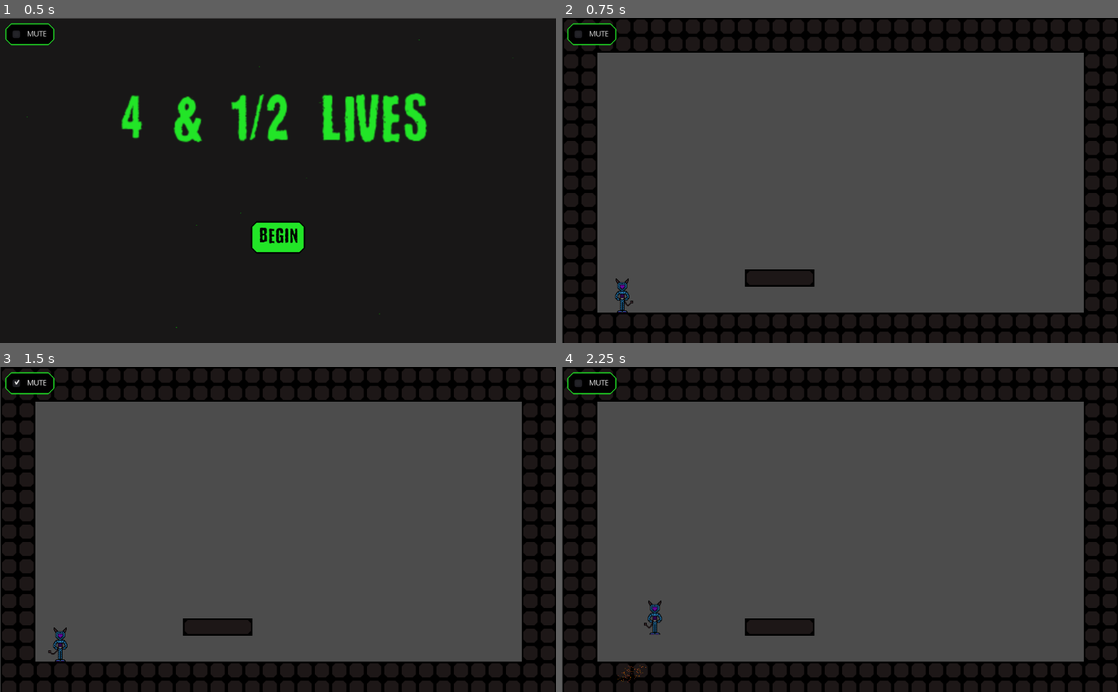
Above: before the commit, frames 1-4 (two rows, left to right).
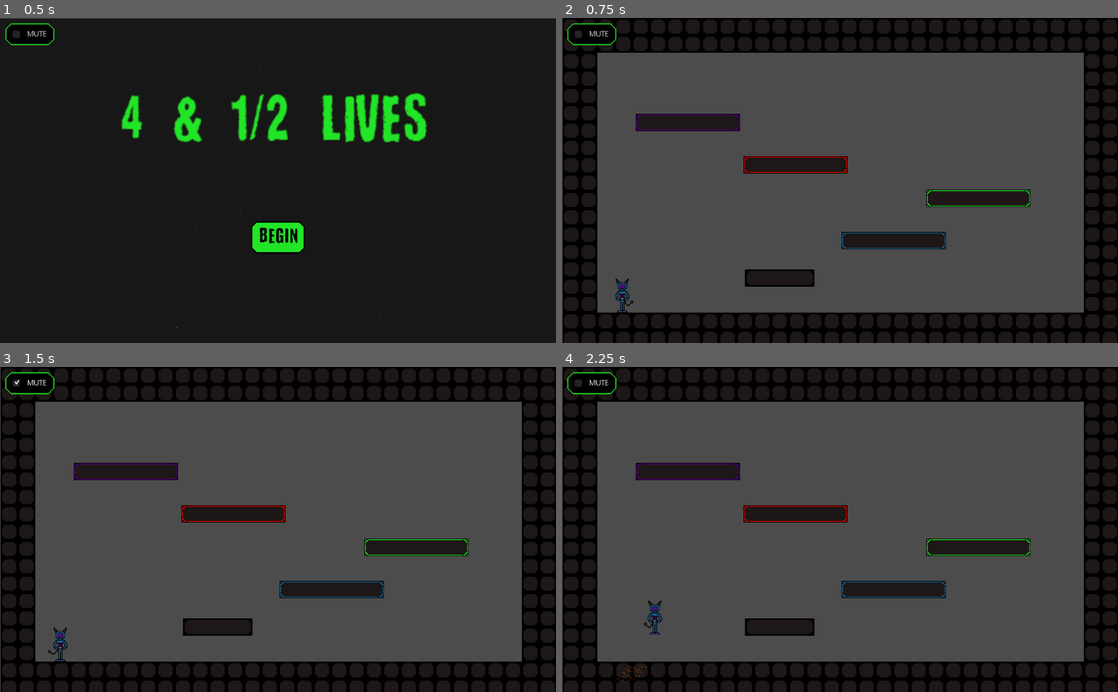
Above: after the commit, the same moments.

Repository: TristianTee/LD50
Game: Godot game, scene res://Scenes/Main.tscn
The game is run twice, just before and just after one commit, with the same random seed, the same clock (stepped at 60 frames per second) and the same inputs. The project has no main scene, so this scene is started directly.
Inputs:
- Up to frame 1 (0.5 s): no input
- Up to frame 2 (0.75 s): click "BEGIN" at 0.5 s
- Up to frame 3 (1.5 s): click "MUTE" at 1.25 s
- Up to frame 4 (2.25 s): tap Enter (ui_accept) at 2 s; hold Right (ui_right) from 2.03 s (still down)

Frame 1 is identical in both runs. In frame 2, 4.0% of the frame differs, in the area x 13-85%, y 29-72%; in frame 3, 4.0%; in frame 4, 4.0%.

Commit message:
tilemap rescale

Diff:
--- a/Platforms/Boom.tscn
+++ b/Platforms/Boom.tscn
@@ -3,18 +3,21 @@
 [ext_resource path="res://Assets/TileMaps/PlatformGreen.tres" type="TileSet" id=1]
 
 [sub_resource type="RectangleShape2D" id=1]
-extents = Vector2( 94, 30 )
+extents = Vector2( 94, 14.5 )
 
 [node name="Boom" type="KinematicBody2D"]
+collision_layer = 16
 
 [node name="TileMap" type="TileMap" parent="."]
+scale = Vector2( 0.5, 0.5 )
 tile_set = ExtResource( 1 )
-cell_size = Vector2( 32, 32 )
+cell_size = Vector2( 16, 16 )
+cell_quadrant_size = 8
 collision_layer = 0
 collision_mask = 0
 format = 1
-tile_data = PoolIntArray( 0, 0, 0, 1, 1, 0, 2, 1, 0, 3, 1, 0, 4, 1, 0, 5, 2, 0, 65536, 3, 0, 65537, 4, 0, 65538, 4, 0, 65539, 4, 0, 65540, 4, 0, 65541, 5, 0 )
+tile_data = PoolIntArray( 0, 0, 0, 2, 1, 0, 3, 1, 0, 4, 1, 0, 5, 1, 0, 6, 1, 0, 7, 1, 0, 8, 1, 0, 9, 1, 0, 10, 1, 0, 11, 1, 0, 12, 1, 0, 13, 1, 0, 14, 1, 0, 15, 1, 0, 16, 1, 0, 17, 1, 0, 18, 1, 0, 19, 1, 0, 20, 1, 0, 22, 2, 0, 131072, 3, 0, 131074, 4, 0, 131075, 4, 0, 131076, 4, 0, 131077, 4, 0, 131078, 4, 0, 131079, 4, 0, 131080, 4, 0, 131081, 4, 0, 131082, 4, 0, 131083, 4, 0, 131084, 4, 0, 131085, 4, 0, 131086, 4, 0, 131087, 4, 0, 131088, 4, 0, 131089, 4, 0, 131090, 4, 0, 131091, 4, 0, 131092, 4, 0, 131094, 5, 0 )
 
 [node name="CollisionShape2D" type="CollisionShape2D" parent="."]
-position = Vector2( 96, 32 )
+position = Vector2( 96, 16.5 )
 shape = SubResource( 1 )
--- a/Platforms/Bounce.tscn
+++ b/Platforms/Bounce.tscn
@@ -3,18 +3,20 @@
 [ext_resource path="res://Assets/TileMaps/PlatformPurple.tres" type="TileSet" id=1]
 
 [sub_resource type="RectangleShape2D" id=1]
-extents = Vector2( 94, 30 )
+extents = Vector2( 94, 13.5 )
 
 [node name="Bounce" type="KinematicBody2D"]
+collision_layer = 16
 
 [node name="TileMap" type="TileMap" parent="."]
+scale = Vector2( 0.5, 0.5 )
 tile_set = ExtResource( 1 )
-cell_size = Vector2( 32, 32 )
+cell_size = Vector2( 16, 16 )
 collision_layer = 0
 collision_mask = 0
 format = 1
-tile_data = PoolIntArray( 0, 0, 0, 1, 1, 0, 2, 1, 0, 3, 1, 0, 4, 1, 0, 5, 2, 0, 65536, 3, 0, 65537, 4, 0, 65538, 4, 0, 65539, 4, 0, 65540, 4, 0, 65541, 5, 0 )
+tile_data = PoolIntArray( 0, 0, 0, 2, 1, 0, 3, 1, 0, 4, 1, 0, 5, 1, 0, 6, 1, 0, 7, 1, 0, 8, 1, 0, 9, 1, 0, 10, 1, 0, 11, 1, 0, 12, 1, 0, 13, 1, 0, 14, 1, 0, 15, 1, 0, 16, 1, 0, 17, 1, 0, 18, 1, 0, 19, 1, 0, 20, 1, 0, 22, 2, 0, 131072, 3, 0, 131073, 4, 0, 131074, 4, 0, 131075, 4, 0, 131076, 4, 0, 131077, 4, 0, 131078, 4, 0, 131079, 4, 0, 131080, 4, 0, 131081, 4, 0, 131082, 4, 0, 131083, 4, 0, 131084, 4, 0, 131085, 4, 0, 131086, 4, 0, 131087, 4, 0, 131088, 4, 0, 131089, 4, 0, 131090, 4, 0, 131092, 4, 0, 131094, 5, 0 )
 
 [node name="CollisionShape2D" type="CollisionShape2D" parent="."]
-position = Vector2( 96, 32 )
+position = Vector2( 96, 15.5 )
 shape = SubResource( 1 )
--- a/Platforms/Fall.tscn
+++ b/Platforms/Fall.tscn
@@ -3,18 +3,20 @@
 [ext_resource path="res://Assets/TileMaps/PlatformRed.tres" type="TileSet" id=1]
 
 [sub_resource type="RectangleShape2D" id=1]
-extents = Vector2( 94, 30 )
+extents = Vector2( 94, 14 )
 
 [node name="Fall" type="KinematicBody2D"]
+collision_layer = 16
 
 [node name="TileMap" type="TileMap" parent="."]
+scale = Vector2( 0.5, 0.5 )
 tile_set = ExtResource( 1 )
-cell_size = Vector2( 32, 32 )
+cell_size = Vector2( 16, 16 )
 collision_layer = 0
 collision_mask = 0
 format = 1
-tile_data = PoolIntArray( 0, 0, 0, 1, 1, 0, 2, 1, 0, 3, 1, 0, 4, 1, 0, 5, 2, 0, 65536, 3, 0, 65537, 4, 0, 65538, 4, 0, 65539, 4, 0, 65540, 4, 0, 65541, 5, 0 )
+tile_data = PoolIntArray( 0, 0, 0, 2, 1, 0, 3, 1, 0, 4, 1, 0, 5, 1, 0, 6, 1, 0, 7, 1, 0, 8, 1, 0, 9, 1, 0, 10, 1, 0, 11, 1, 0, 12, 1, 0, 13, 1, 0, 14, 1, 0, 15, 1, 0, 16, 1, 0, 17, 1, 0, 18, 1, 0, 19, 1, 0, 20, 1, 0, 22, 2, 0, 131072, 3, 0, 131074, 4, 0, 131075, 4, 0, 131076, 4, 0, 131077, 4, 0, 131078, 4, 0, 131079, 4, 0, 131080, 4, 0, 131081, 4, 0, 131082, 4, 0, 131083, 4, 0, 131084, 4, 0, 131085, 4, 0, 131086, 4, 0, 131087, 4, 0, 131088, 4, 0, 131089, 4, 0, 131090, 4, 0, 131091, 4, 0, 131092, 4, 0, 131094, 5, 0 )
 
 [node name="CollisionShape2D" type="CollisionShape2D" parent="."]
-position = Vector2( 96, 32 )
+position = Vector2( 96, 16 )
 shape = SubResource( 1 )
--- a/Platforms/Slide.tscn
+++ b/Platforms/Slide.tscn
@@ -3,18 +3,21 @@
 [ext_resource path="res://Assets/TileMaps/PlatformBlue.tres" type="TileSet" id=1]
 
 [sub_resource type="RectangleShape2D" id=1]
-extents = Vector2( 94, 30 )
+extents = Vector2( 94, 13.5 )
 
 [node name="Slide" type="KinematicBody2D"]
+collision_layer = 16
 
 [node name="TileMap" type="TileMap" parent="."]
+scale = Vector2( 0.5, 0.5 )
 tile_set = ExtResource( 1 )
-cell_size = Vector2( 32, 32 )
+cell_size = Vector2( 16, 16 )
+cell_quadrant_size = 8
 collision_layer = 0
 collision_mask = 0
 format = 1
-tile_data = PoolIntArray( 0, 0, 0, 1, 1, 0, 2, 1, 0, 3, 1, 0, 4, 1, 0, 5, 2, 0, 65536, 5, 0, 65537, 4, 0, 65538, 4, 0, 65539, 4, 0, 65540, 4, 0, 65541, 3, 0 )
+tile_data = PoolIntArray( 0, 0, 0, 2, 1, 0, 3, 1, 0, 4, 1, 0, 5, 1, 0, 6, 1, 0, 7, 1, 0, 8, 1, 0, 9, 1, 0, 10, 1, 0, 11, 1, 0, 12, 1, 0, 13, 1, 0, 14, 1, 0, 15, 1, 0, 16, 1, 0, 17, 1, 0, 19, 1, 0, 20, 1, 0, 22, 2, 0, 131072, 5, 0, 131074, 4, 0, 131075, 4, 0, 131076, 4, 0, 131077, 4, 0, 131078, 4, 0, 131079, 4, 0, 131080, 4, 0, 131081, 4, 0, 131082, 4, 0, 131083, 4, 0, 131084, 4, 0, 131085, 4, 0, 131086, 4, 0, 131087, 4, 0, 131088, 4, 0, 131089, 4, 0, 131090, 4, 0, 131091, 4, 0, 131092, 4, 0, 131094, 3, 0 )
 
 [node name="CollisionShape2D" type="CollisionShape2D" parent="."]
-position = Vector2( 96, 32 )
+position = Vector2( 96, 15.5 )
 shape = SubResource( 1 )
--- a/Scenes/TestLevel.tscn
+++ b/Scenes/TestLevel.tscn
@@ -1,8 +1,12 @@
-[gd_scene load_steps=4 format=2]
+[gd_scene load_steps=8 format=2]
 
 [ext_resource path="res://Assets/TileMaps/PlatformBlack.tres" type="TileSet" id=1]
 [ext_resource path="res://Characters/4.tscn" type="PackedScene" id=2]
 [ext_resource path="res://Scenes/MuteButton.tscn" type="PackedScene" id=3]
+[ext_resource path="res://Platforms/Slide.tscn" type="PackedScene" id=4]
+[ext_resource path="res://Platforms/Boom.tscn" type="PackedScene" id=5]
+[ext_resource path="res://Platforms/Bounce.tscn" type="PackedScene" id=6]
+[ext_resource path="res://Platforms/Fall.tscn" type="PackedScene" id=7]
 
 [node name="TestLevel" type="Node2D"]
 
@@ -24,3 +28,15 @@
 margin_top = 10.0
 margin_right = 20.0
 margin_bottom = 10.0
+
+[node name="Slide" parent="." instance=ExtResource( 4 )]
+position = Vector2( 515, 395 )
+
+[node name="Fall" parent="." instance=ExtResource( 7 )]
+position = Vector2( 334, 255 )
+
+[node name="Boom" parent="." instance=ExtResource( 5 )]
+position = Vector2( 671, 317 )
+
+[node name="Bounce" parent="." instance=ExtResource( 6 )]
+position = Vector2( 136, 177 )
